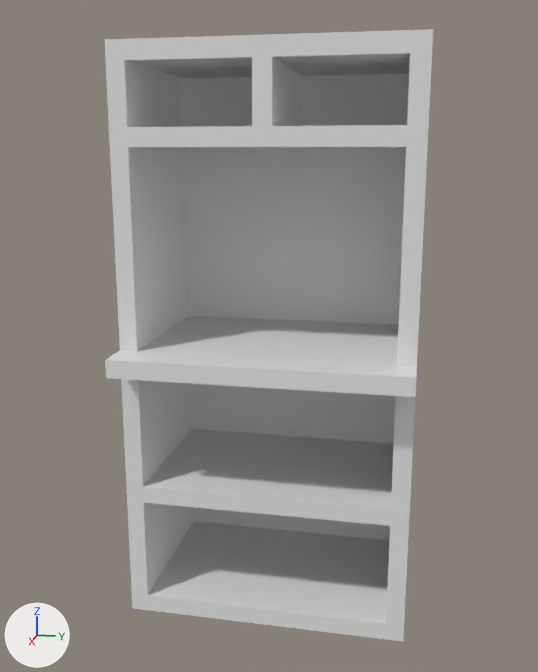
Before and after pictures for a commit that changed the glTF model BLENDER/aparador.glb.
Camera for both pictures: a camera (50 mm lens) standing at (2.98, 0.99, 1.66) and looking at (0.39, 0.47, 1.01). Every picture has the same lights, and +X, +Y and +Z are marked at lower left. Where no turn or scale is listed for an object, it has been applied to the vertices. Vertices at the same position are counted once.

Names of what the first picture shows: 'Bloque base'.
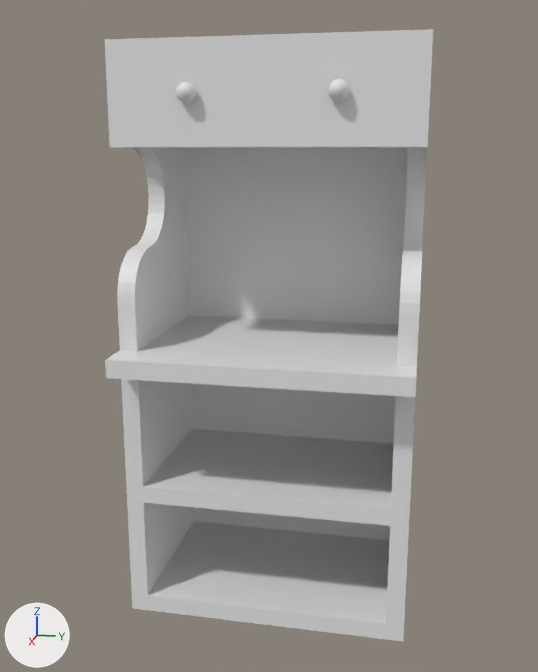
Where the change shows, as pixel boxes (x1, y1, x2, y2) in the pictures (538 x 672 px):
```json
{"object": "Cajon", "change": "added", "after": [124, 53, 410, 127]}
{"part": 1, "of": "me_cube", "change": "built on", "before": [105, 29, 433, 608], "after": [105, 29, 433, 608]}
```

The change, as JSON lines over the scene's bpy script:
```json
{"op": "add", "block": "mat_material_003", "code": ["mat_material_003 = principled_material('Material.003')", "mat_material_003.base_color = (0.8, 0.8, 0.8)  # white #e7e7e7"]}
{"block": "me_cube", "where": "# used by ob_bloque_base; location = (0.0, 0.0, 0.0)"}
{"op": "remove", "block": "me_cube", "code": "me_cube.from_pydata(...)  # 60 vertices, 116 faces; spans x 0.0..0.77, y 0.0..1.0, z 0.0..2.0"}
{"op": "add", "block": "me_cube", "code": "me_cube.from_pydata(...)  # 168 vertices, 332 faces; spans x 0.0..0.77, y 0.0..1.0, z 0.0..2.0"}
{"block": "me_cube", "change": "me_cube part 1"}
{"block": "me_cube", "change": "26 faces are deleted"}
{"block": "me_cube", "change": "102 vertices are added at x 0.31..0.65, y 0.0..1.0, z 1.17..1.68"}
{"block": "me_cube", "change": "6 new vertices lie (-0.07, 0.0, 0.02) away from vertices in x 0.55..0.58, y 0.0..1.0, z 1.31..1.32"}
{"block": "me_cube", "change": "242 new faces join them"}
{"op": "add", "block": "me_cube_011", "code": ["me_cube_011 = bpy.data.meshes.new('Cube.011')", "me_cube_011.from_pydata(...)  # 1154 vertices, 2293 faces; spans x 0.0..0.634, y 0.0..0.875, z 0.0..0.2", "me_cube_011.materials.append(mat_material_003)  # white #e7e7e7"]}
{"op": "add", "block": "ob_cajon", "code": ["ob_cajon = bpy.data.objects.new('Cajon', me_cube_011)", "ob_cajon.location = (0.062, 0.062, 1.737)"]}
```
